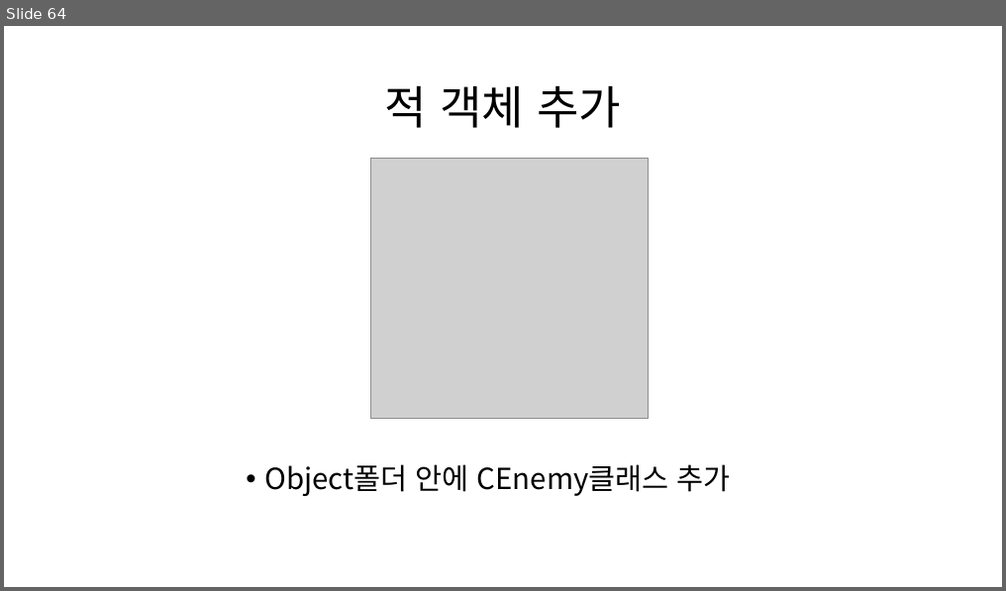
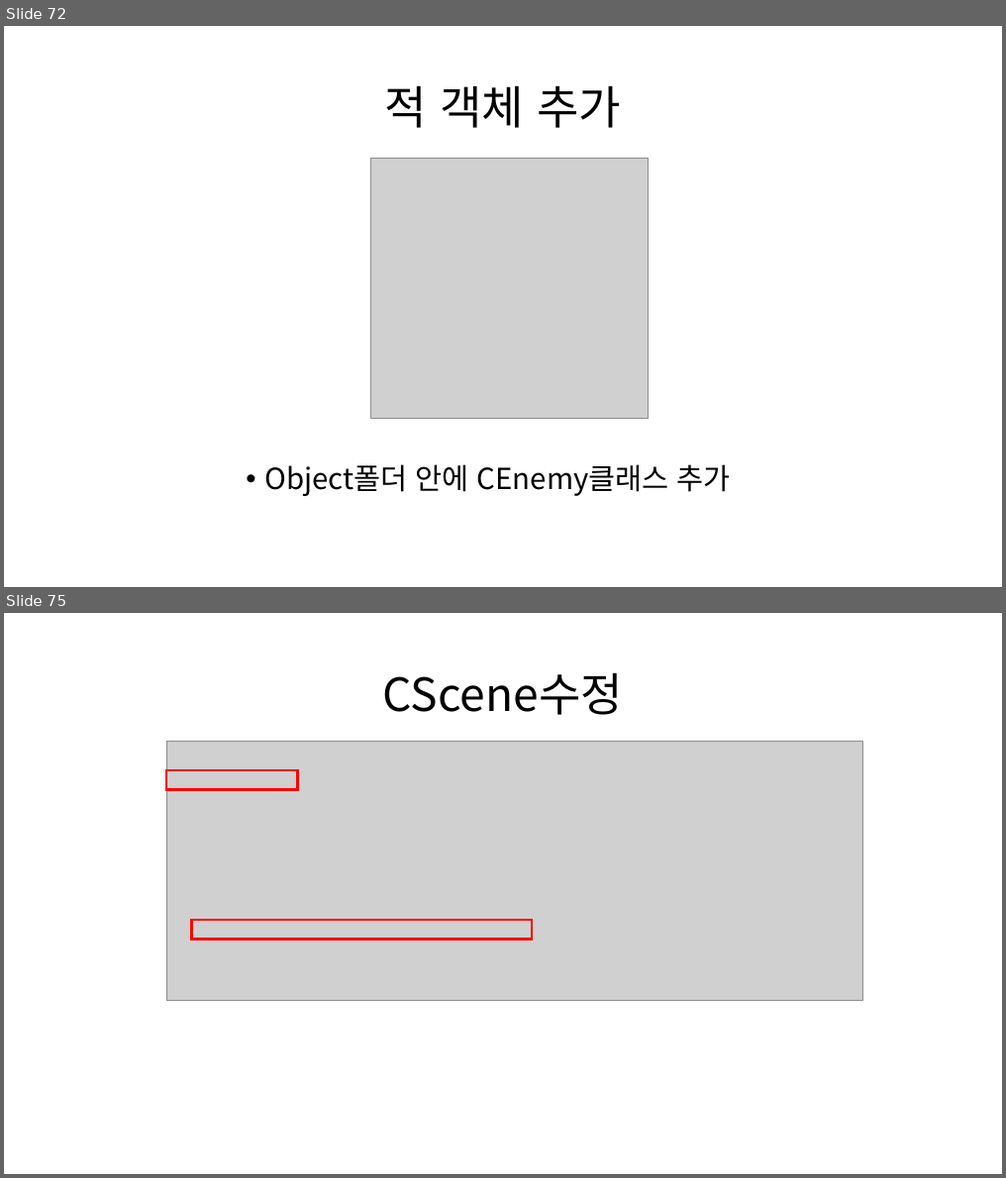
Before and after one commit to Kimseongtae9911/WarpOpenGL, a slide deck: 프레임워크.pptx. Shown one above the other, each under a label of ours: slide 64 before the commit, slides 72 and 75 after it; the slides between them are not shown. The pictures are 1006x591 and 1006x1178 pixels, drawn with LibreOffice and Linux fonts; fonts in the diff are those of the drawing; grey boxes stand for pictures. Boxes give left, top, right and bottom in pixels: in the first picture for what was removed or moved away, otherwise in the second. Text is boxed around its words. In the diff, an @@ line names an element or a change of style, - is before the commit and + after.

```diff
--- a/프레임워크.pptx
+++ b/프레임워크.pptx
@@ slide 75 added at (x1=4, y1=613, x2=1002, y2=1174), background #FFFFFF @@
@@ title added at (x1=383, y1=672, x2=624, y2=715), 44 pt, text #000000 @@
+CScene수정
@@ picture added at (x1=166, y1=741, x2=862, y2=1000) @@
@@ rectangle added at (x1=166, y1=771, x2=298, y2=789), outline #FF0000 2.25 pt @@
@@ rectangle added at (x1=192, y1=920, x2=532, y2=939), outline #FF0000 2.25 pt @@
@@ what was slide 64 is now slide 72 @@
```
Also in this commit, not shown: 6 slides changed, 11 other slides added, 6 slides removed, 7 other files.
